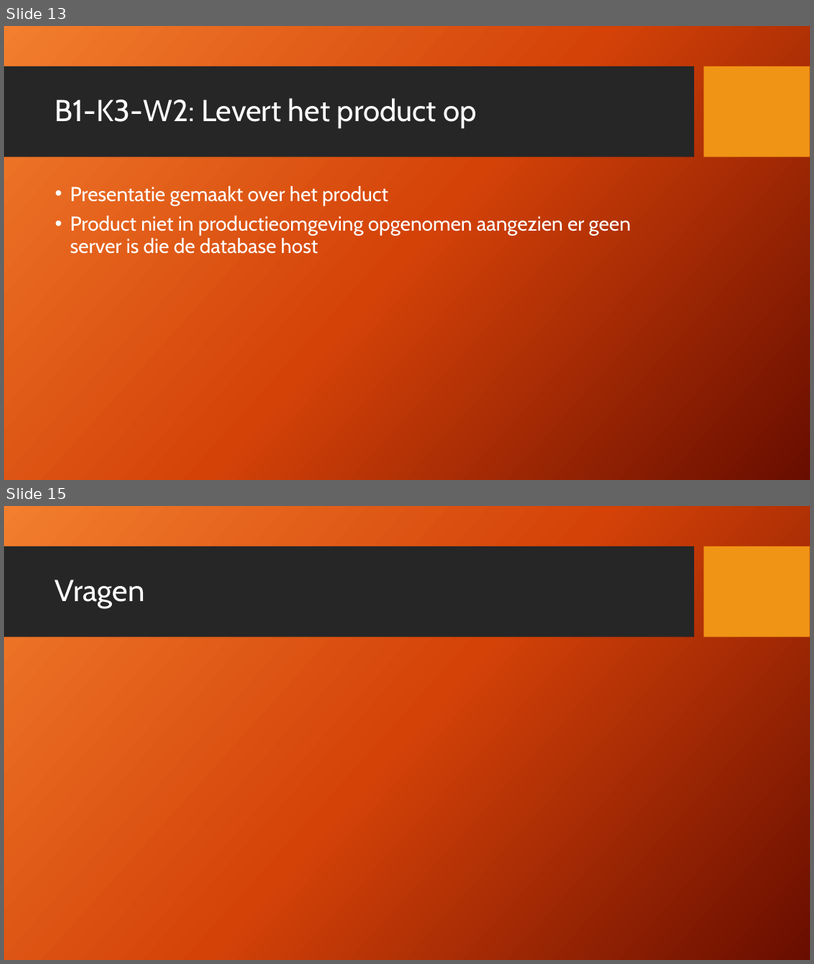
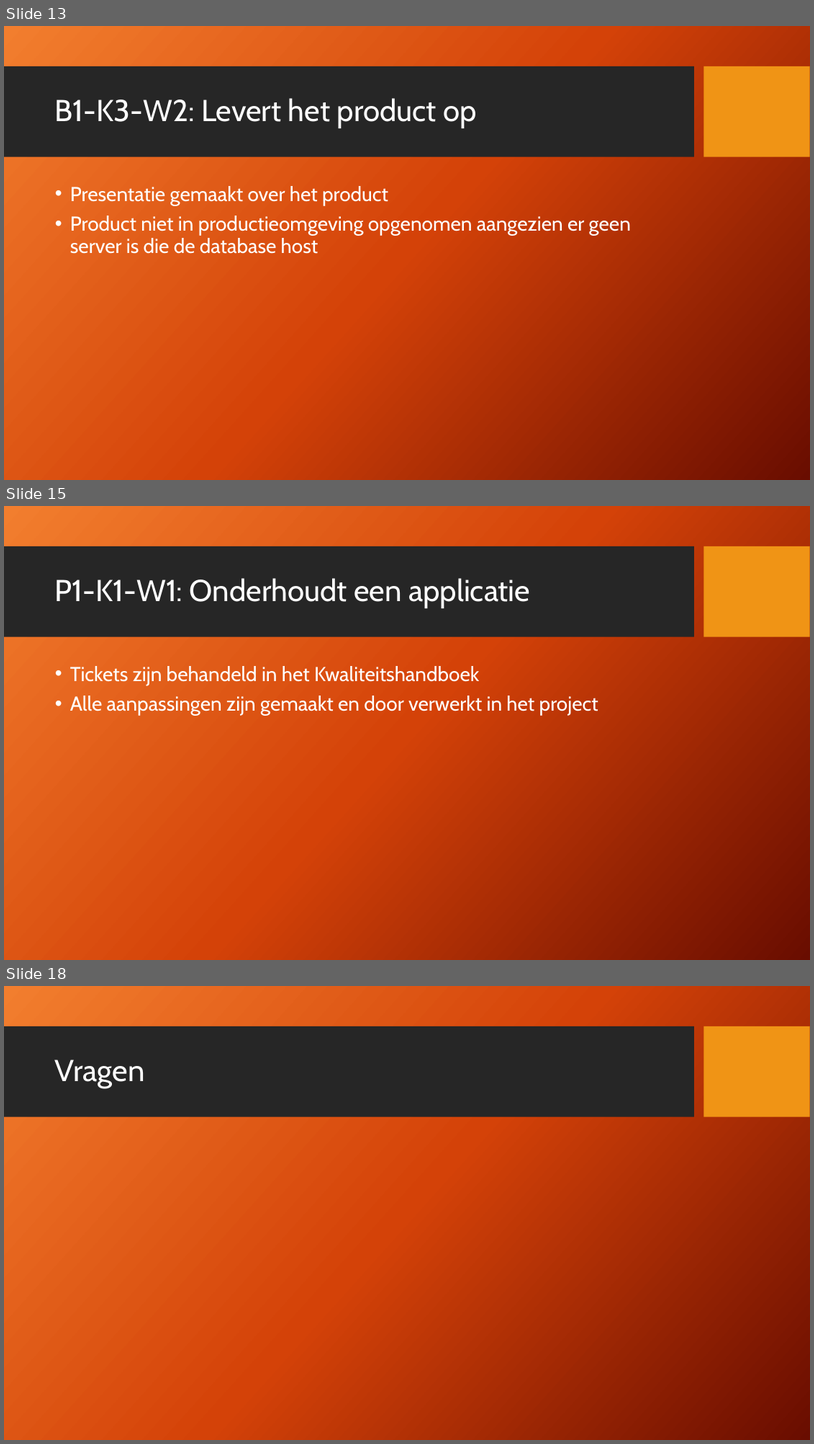
Before and after one commit to Kurtsuside1/Plotter-Data, a slide deck: PVB opdracht.pptx. Shown one above the other, each under a label of ours: slides 13 and 15 before the commit, slides 13, 15 and 18 after it; the slides between them are not shown. The pictures are 814x964 and 814x1444 pixels, drawn with LibreOffice and Linux fonts; fonts in the diff are those of the drawing; background and template pictures are left out. Boxes give left, top, right and bottom in pixels: in the first picture for what was removed or moved away, otherwise in the second. Text is boxed around its words. In the diff, an @@ line names an element or a change of style, - is before the commit and + after.

```diff
--- a/PVB opdracht.pptx
+++ b/PVB opdracht.pptx
@@ slide 15 added at <box>4,506,810,960</box>, background picture (left out); not listed: 2 template elements that a slide beside it also shows @@
@@ title added at <box>55,578,530,608</box>, 36 pt, text #FFFFFF @@
+P1-K1-W1: Onderhoudt een applicatie
@@ text added at <box>70,666,599,716</box>, 24 pt, text #FFFFFF @@
+• Tickets zijn behandeld in het Kwaliteitshandboek
+• Alle aanpassingen zijn gemaakt en door verwerkt in het project
@@ what was slide 15 is now slide 18 @@
```
Also in this commit, not shown: 2 slides changed, 2 other slides added.
